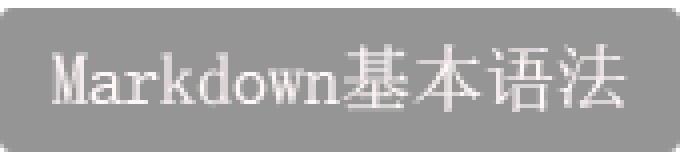
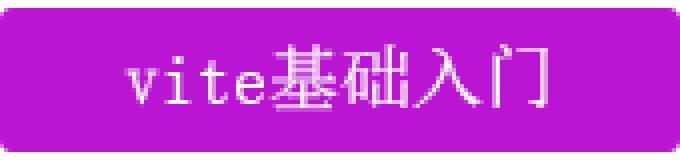
Comparing the layer stacks of the two (680, 160) images. Changes:
renamed "Markdown基本语法" to "vite基础入门", painted on it over (52, 44, 628, 112)
painted on "圆角矩形 1" over (0, 8, 680, 152)
